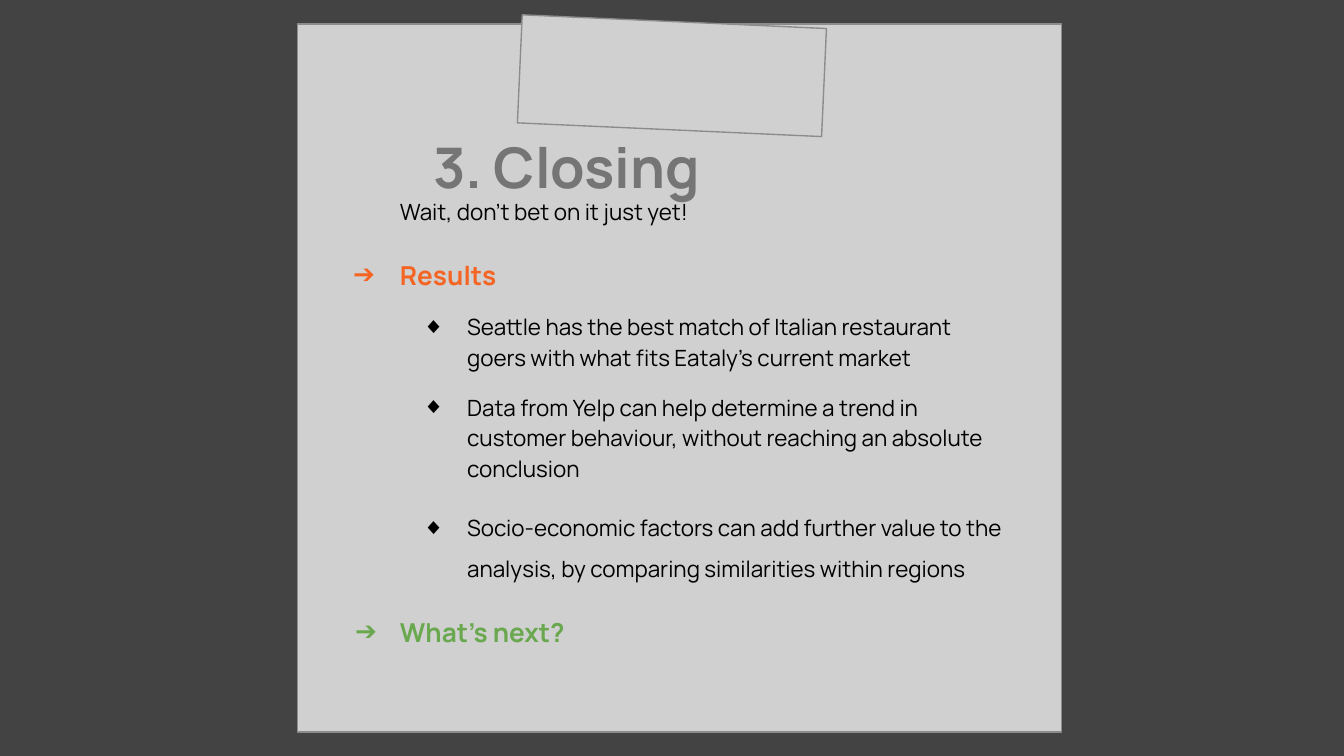
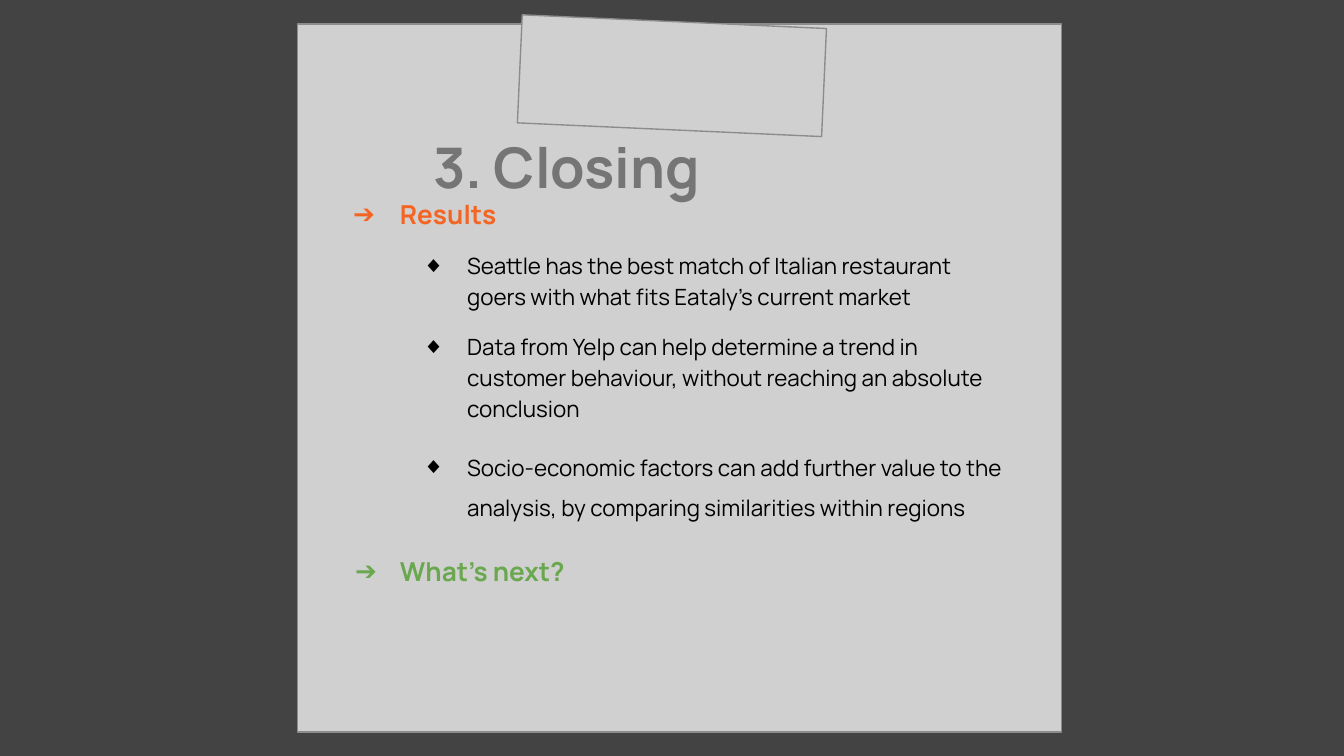
Before and after one commit to mo-sayed/Web-Scraping-Project, a slide deck: slide 19 of Eataly - Mo Sayed Presentation.pptx. Drawn at 1344x756 pixels with LibreOffice and Linux fonts; fonts in the diff are those of the drawing; grey boxes stand for pictures. Boxes give left, top, right and bottom in pixels: in the first picture for what was removed or moved away, otherwise in the second. Text is boxed around its words. In the diff, an @@ line names an element or a change of style, - is before the commit and + after.

```diff
--- a/Eataly - Mo Sayed Presentation.pptx
+++ b/Eataly - Mo Sayed Presentation.pptx
@@ text at box(400, 199, 687, 226): paragraph removed @@
-Wait, don’t bet on it just yet!
```
Also in this commit, not shown: 5 other slides changed, 1 slide removed.
